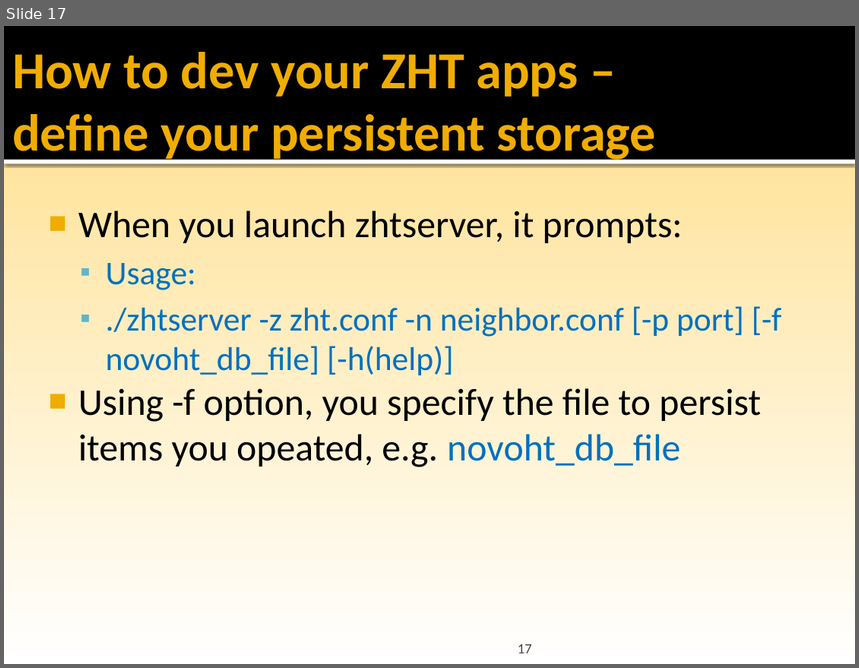
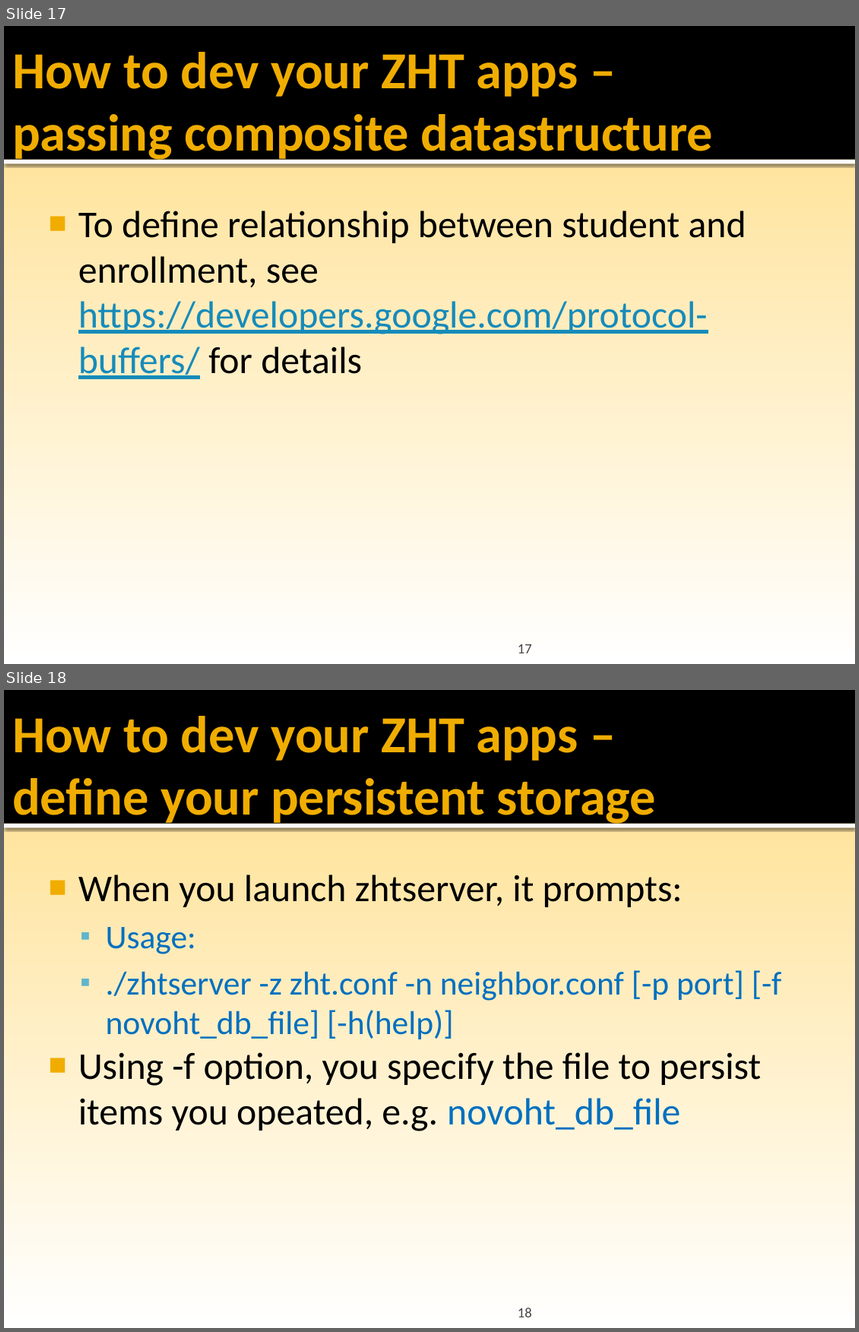
Before and after one commit to datasys/zht, a slide deck: doc/ZHT-dev-tutorial-CS554@cs.iit.pptx. Shown one above the other, each under a label of ours: slide 17 before the commit, slides 17 and 18 after it. The pictures are 859x668 and 859x1332 pixels, drawn with LibreOffice and Linux fonts; fonts in the diff are those of the drawing; background and template pictures are left out. Boxes give left, top, right and bottom in pixels: in the first picture for what was removed or moved away, otherwise in the second. Text is boxed around its words. In the diff, an @@ line names an element or a change of style, - is before the commit and + after.

```diff
--- a/doc/ZHT-dev-tutorial-CS554@cs.iit.pptx
+++ b/doc/ZHT-dev-tutorial-CS554@cs.iit.pptx
@@ slide 17 added at box(4, 26, 855, 664), background gradient #FFC000 to #FFE193 to #FFFFFF; not listed: 2 template elements that a slide beside it also shows @@
@@ title added at box(12, 52, 713, 163), 44 pt, text #F0AD00, bold @@
+How to dev your ZHT apps –
+passing composite datastructure
@@ text added at box(78, 211, 747, 379), 32 pt, text #000000 @@
+■ To define relationship between student and enrollment, see https://developers.google.com/protocol-buffers/ for details
@@ page number added at box(518, 645, 532, 654), 12 pt, text #454545 @@
+17
@@ what was slide 17 is now slide 18 @@
@@ page number at box(518, 1308, 532, 1318): text changed @@
-17
+18
```
Also in this commit, not shown: 4 slides changed, 1 other slide added, 11 other files.
